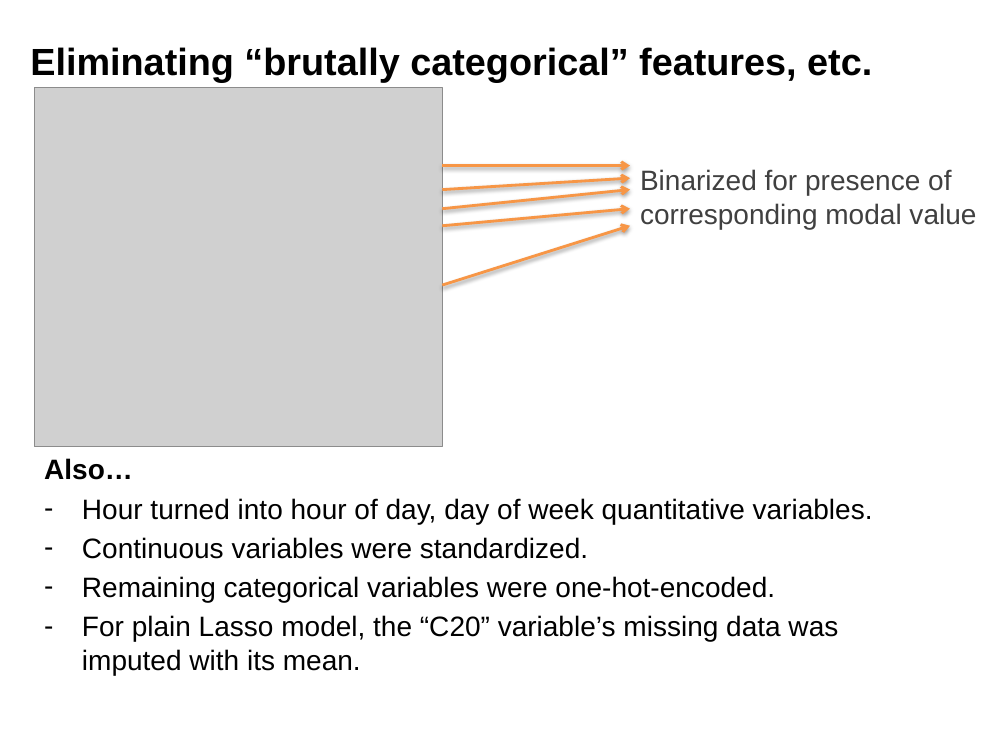
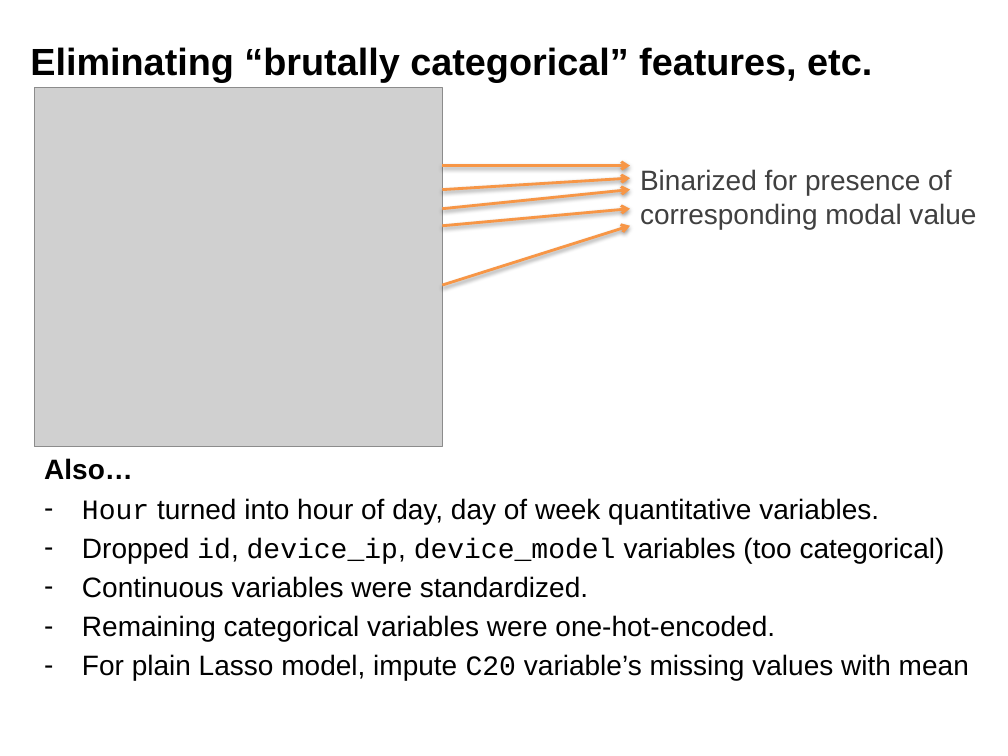
Before and after one commit to ffineis/stat_350_final, a slide deck: slide 15 of report/presentation.pptx (slide 14 before the commit). Drawn at 1008x756 pixels with LibreOffice and Linux fonts; fonts in the diff are those of the drawing; grey boxes stand for pictures; background and template pictures are left out. Boxes give left, top, right and bottom in pixels: in the first picture for what was removed or moved away, otherwise in the second. Text is boxed around its words. In the diff, an @@ line names an element or a change of style, - is before the commit and + after.

```diff
--- a/report/presentation.pptx
+++ b/report/presentation.pptx
@@ text at [82,498,879,524]: font Arial to Courier New in "Hour" @@
@@ text at [82,537,945,564]: paragraph added @@
+– Dropped id, device_ip, device_model variables (too categorical)
@@ text at [82,654,969,681]: text changed @@
-– For plain Lasso model, the “C20” variable’s missing data was imputed with its mean.
+– For plain Lasso model, impute C20 variable’s missing values with mean
```
Also in this commit, not shown: 1 other slide changed, 1 slide added, 3 other files.
